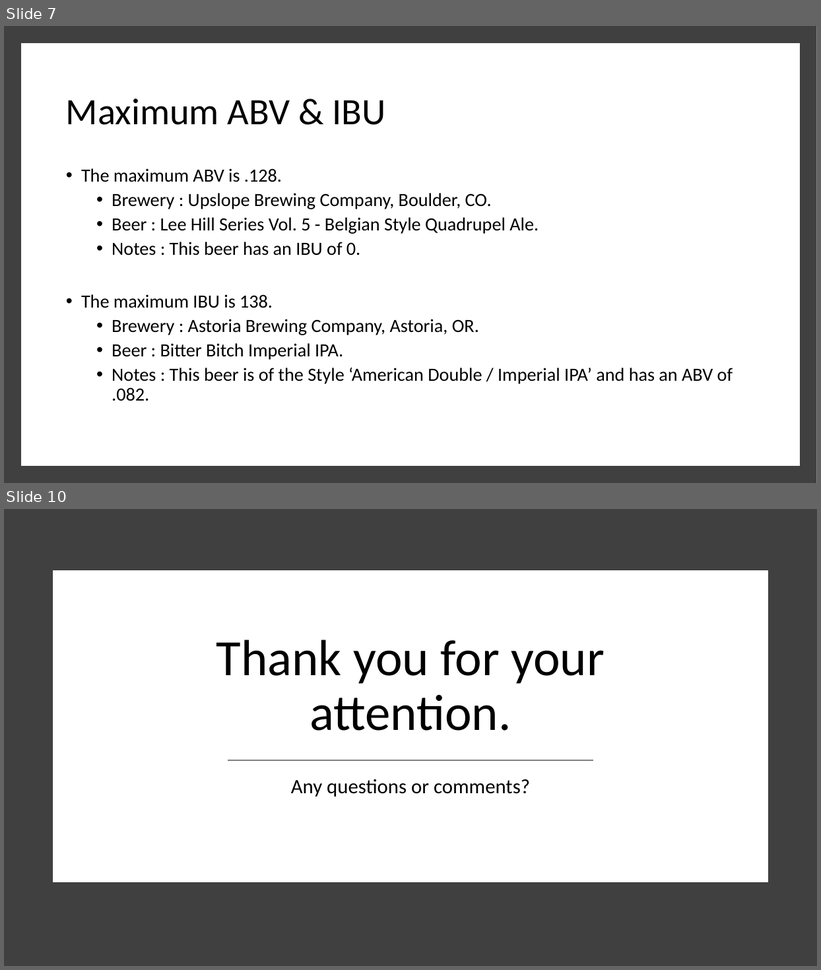
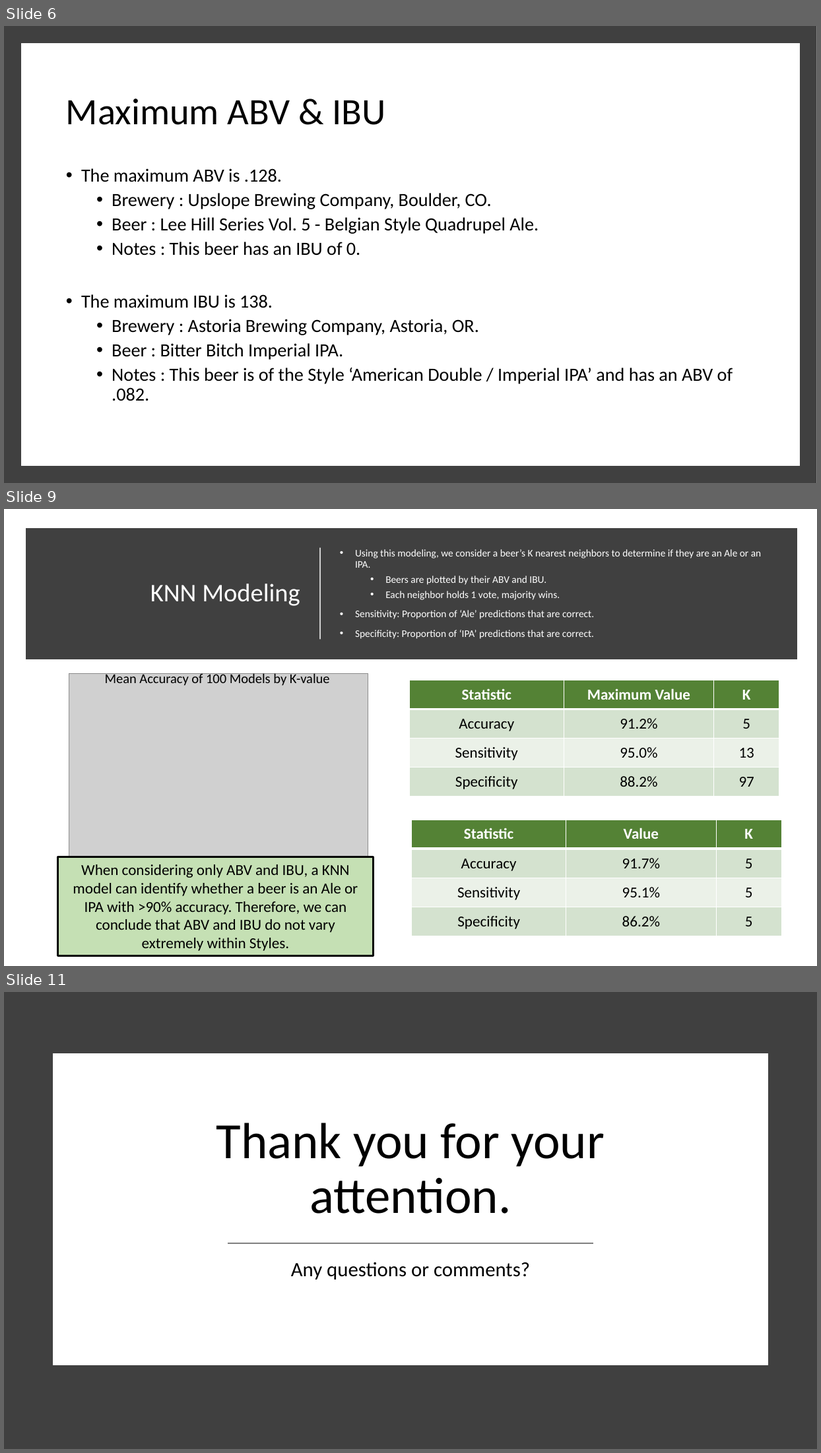
Before and after one commit to ericlaigaie/Case-Study-01, a slide deck: EDA_Presentation.pptx. Shown one above the other, each under a label of ours: slides 7 and 10 before the commit, slides 6, 9 and 11 after it; the slides between them are not shown. The pictures are 821x970 and 821x1453 pixels, drawn with LibreOffice and Linux fonts; fonts in the diff are those of the drawing; grey boxes stand for pictures. Boxes give left, top, right and bottom in pixels: in the first picture for what was removed or moved away, otherwise in the second. Text is boxed around its words. In the diff, an @@ line names an element or a change of style, - is before the commit and + after.

```diff
--- a/EDA_Presentation.pptx
+++ b/EDA_Presentation.pptx
@@ slide 9 added at (x1=4, y1=509, x2=817, y2=966), background #FFFFFF @@
@@ rectangle added at (x1=30, y1=533, x2=793, y2=656), fill #404040, outline #404040 10 pt @@
@@ line added from (320, 640) to (320, 548), #FFFFFF 1.5 pt @@
@@ text added at (x1=355, y1=549, x2=761, y2=639), 12 pt, text #FFFFFF @@
+• Using this modeling, we consider a beer’s K nearest neighbors to determine if they are an Ale or an IPA.
+  • Beers are plotted by their ABV and IBU.
+  • Each neighbor holds 1 vote, majority wins.
+• Sensitivity: Proportion of ‘Ale’ predictions that are correct.
+• Specificity: Proportion of ‘IPA’ predictions that are correct.
@@ title added at (x1=151, y1=584, x2=300, y2=606), 30 pt, text #FFFFFF @@
+KNN Modeling
@@ picture added at (x1=69, y1=674, x2=368, y2=859) @@
@@ text added at (x1=105, y1=672, x2=330, y2=686), 16 pt, text #000000 @@
+Mean Accuracy of 100 Models by K-value
@@ table added at (x1=410, y1=681, x2=780, y2=795), 4 rows, 3 columns @@
+Statistic | Maximum Value | K
+Accuracy | 91.2% | 5
+Sensitivity | 95.0% | 13
+Specificity | 88.2% | 97
@@ table added at (x1=411, y1=820, x2=781, y2=935), 4 rows, 3 columns @@
+Statistic | Value | K
+Accuracy | 91.7% | 5
+Sensitivity | 95.1% | 5
+Specificity | 86.2% | 5
@@ rectangle added at (x1=57, y1=857, x2=374, y2=956), fill #C5E0B4, outline #000000 2.25 pt, 18 pt, text #000000 @@
+When considering only ABV and IBU, a KNN model can identify whether a beer is an Ale or IPA with >90% accuracy. Therefore, we can conclude that ABV and IBU do not vary extremely within Styles.
@@ what was slide 7 is now slide 6 @@
@@ what was slide 10 is now slide 11 @@
```
Also in this commit, not shown: 5 slides changed, 1 other slide added, 1 slide removed.
